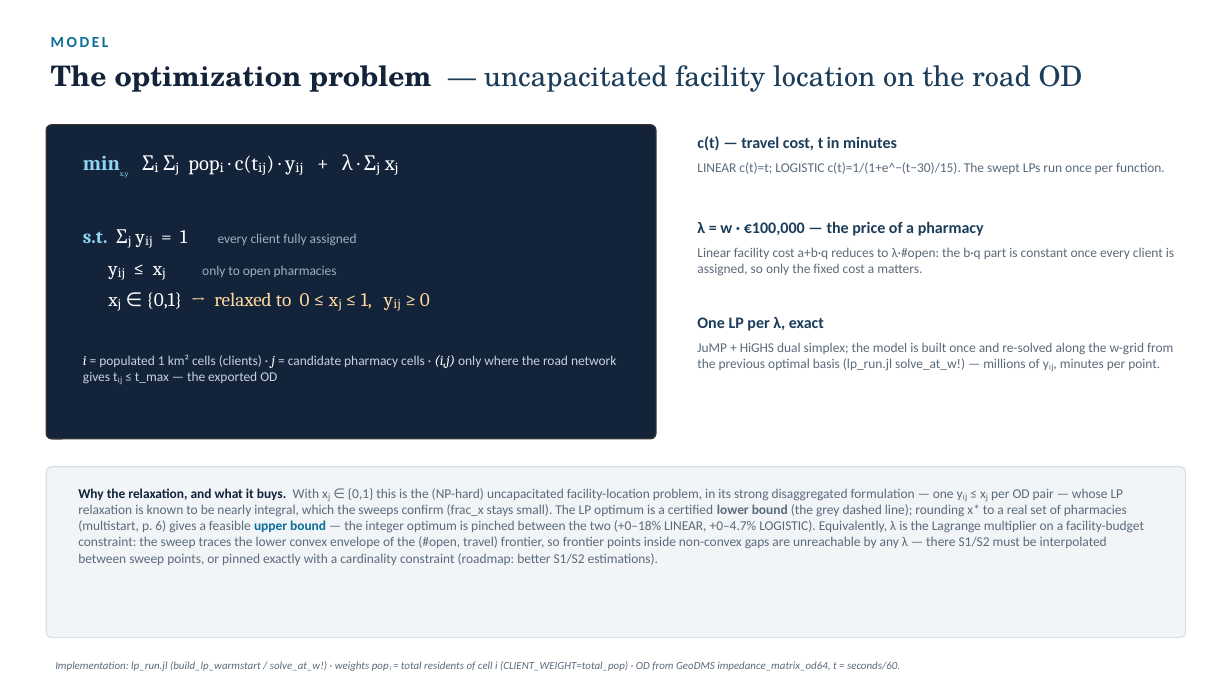
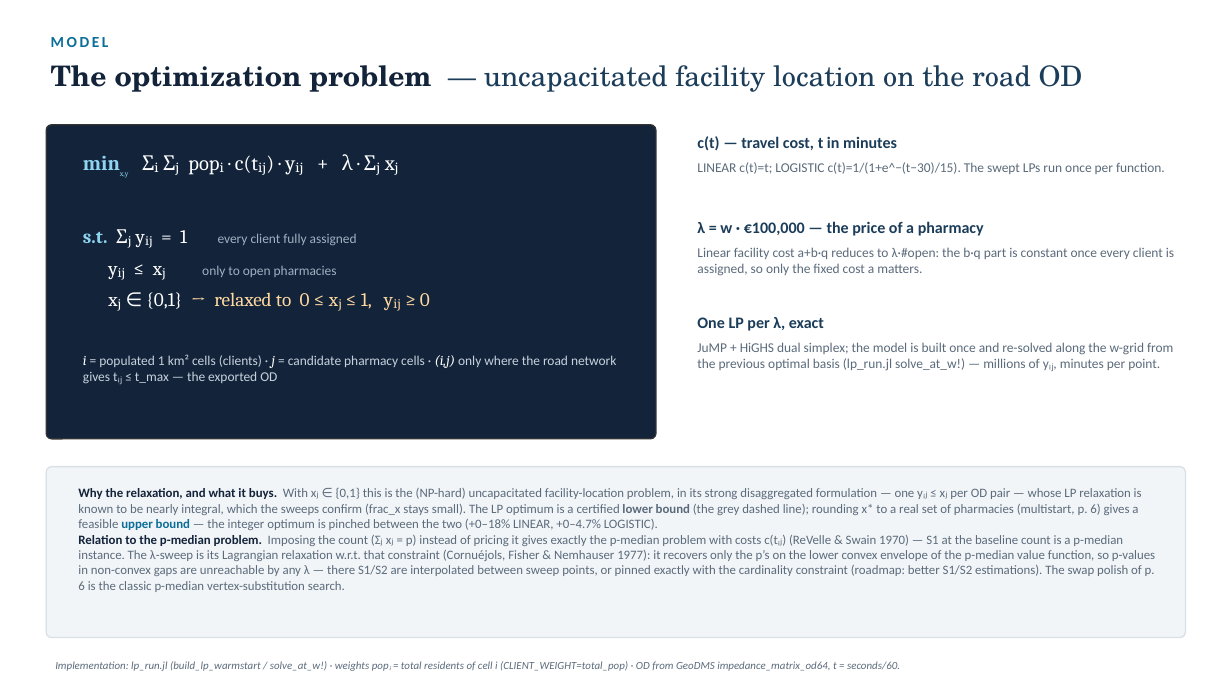
Before and after one commit to ObjectVision/NetworkModel_EU, a slide deck: slide 3 of doc/lambda_sweep5.pptx. Drawn at 1232x693 pixels with LibreOffice and Linux fonts; fonts in the diff are those of the drawing. Boxes give left, top, right and bottom in pixels: in the first picture for what was removed or moved away, otherwise in the second. Text is boxed around its words. In the diff, an @@ line names an element or a change of style, - is before the commit and + after.

```diff
--- a/doc/lambda_sweep5.pptx
+++ b/doc/lambda_sweep5.pptx
@@ text at [78,488,1155,592]: text changed; size 10.5 to 10 pt @@
-Why the relaxation, and what it buys. With xⱼ ∈ {0,1} this is the (NP-hard) uncapacitated facility-location problem, in its strong disaggregated formulation — one yᵢⱼ ≤ xⱼ per OD pair — whose LP relaxation is known to be nearly integral, which the sweeps confirm (frac_x stays small). The LP optimum is a certified lower bound (the grey dashed line); rounding x* to a real set of pharmacies (multistart, p. 6) gives a feasible upper bound — the integer optimum is pinched between the two (+0–18% LINEAR, +0–4.7% LOGISTIC). Equivalently, λ is the Lagrange multiplier on a facility-budget constraint: the sweep traces the lower convex envelope of the (#open, travel) frontier, so frontier points inside non-convex gaps are unreachable by any λ — there S1/S2 must be interpolated between sweep points, or pinned exactly with a cardinality constraint (roadmap: better S1/S2 estimations).
+Why the relaxation, and what it buys. With xⱼ ∈ {0,1} this is the (NP-hard) uncapacitated facility-location problem, in its strong disaggregated formulation — one yᵢⱼ ≤ xⱼ per OD pair — whose LP relaxation is known to be nearly integral, which the sweeps confirm (frac_x stays small). The LP optimum is a certified lower bound (the grey dashed line); rounding x* to a real set of pharmacies (multistart, p. 6) gives a feasible upper bound — the integer optimum is pinched between the two (+0–18% LINEAR, +0–4.7% LOGISTIC).
+Relation to the p-median problem. Imposing the count (Σⱼ xⱼ = p) instead of pricing it gives exactly the p-median problem with costs c(tᵢⱼ) (ReVelle & Swain 1970) — S1 at the baseline count is a p-median instance. The λ-sweep is its Lagrangian relaxation w.r.t. that constraint (Cornuéjols, Fisher & Nemhauser 1977): it recovers only the p’s on the lower convex envelope of the p-median value function, so p-values in non-convex gaps are unreachable by any λ — there S1/S2 are interpolated between sweep points, or pinned exactly with the cardinality constraint (roadmap: better S1/S2 estimations). The swap polish of p. 6 is the classic p-median vertex-substitution search.
```
Also in this commit, not shown: 1 other slide changed, 1 other file.
